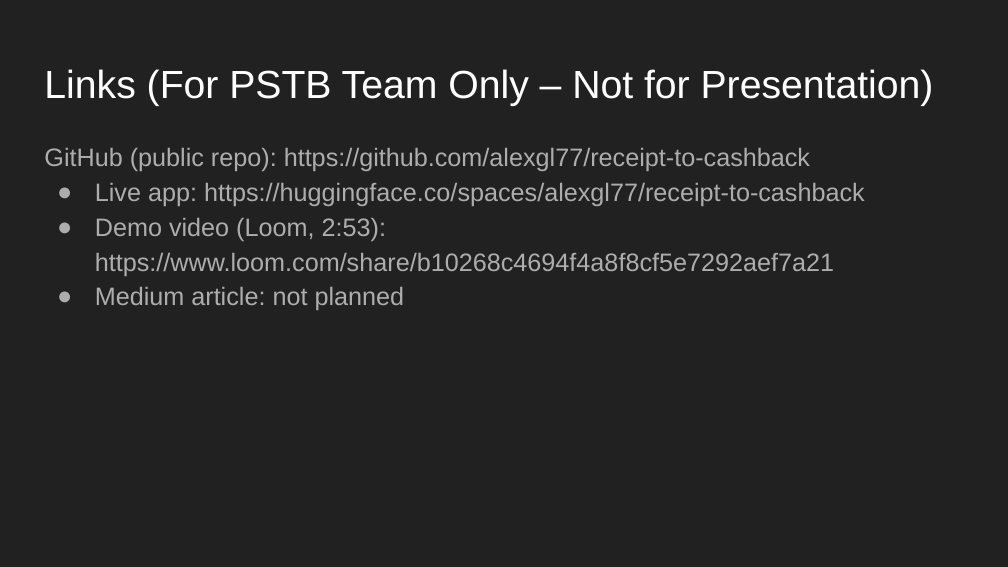
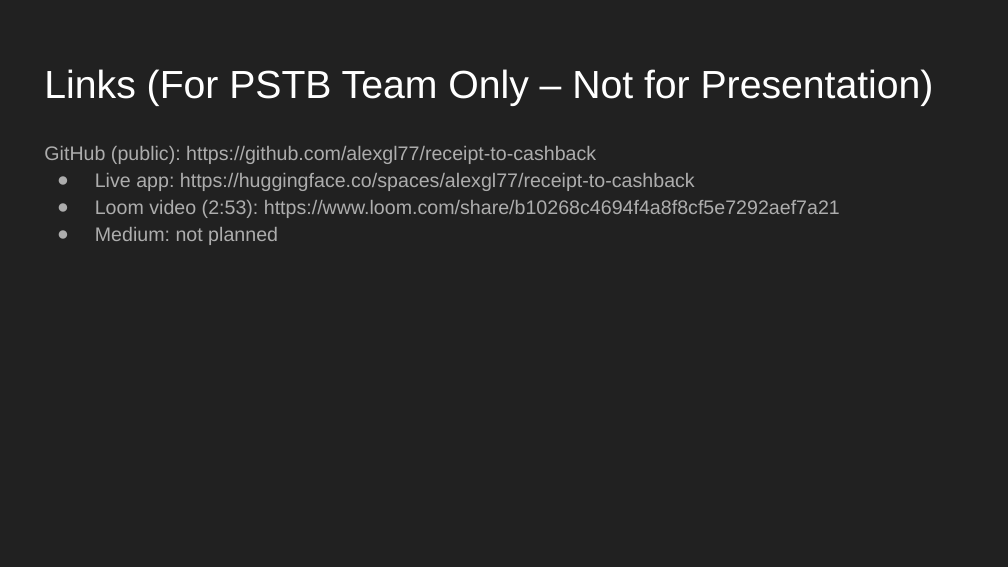
Before and after one commit to alexgl77/receipt-to-cashback, a slide deck: slide 7 of presentation/Receipt-to-Cashback.pptx. Drawn at 1008x567 pixels with LibreOffice and Linux fonts; fonts in the diff are those of the drawing. Boxes give left, top, right and bottom in pixels: in the first picture for what was removed or moved away, otherwise in the second. Text is boxed around its words. In the diff, an @@ line names an element or a change of style, - is before the commit and + after.

```diff
--- a/presentation/Receipt-to-Cashback.pptx
+++ b/presentation/Receipt-to-Cashback.pptx
@@ text at box(44, 146, 596, 164): text changed; size 18 to 14 pt @@
-GitHub (public repo): https://github.com/alexgl77/receipt-to-cashback
+GitHub (public): https://github.com/alexgl77/receipt-to-cashback
@@ text at box(95, 173, 695, 191): size 18 to 14 pt in "Live app: https://huggingface.co/spaces/alexgl77/receipt-to- ..." @@
@@ text at box(95, 200, 840, 245): text changed; size 18 to 14 pt @@
-● Demo video (Loom, 2:53): https://www.loom.com/share/b10268c4694f4a8f8cf5e7292aef7a21
-● Medium article: not planned
+● Loom video (2:53): https://www.loom.com/share/b10268c4694f4a8f8cf5e7292aef7a21
+● Medium: not planned
```
Also in this commit, not shown: 6 other slides changed, 7 other files.
